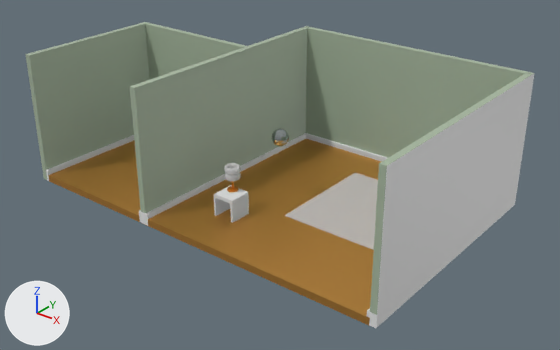
Before and after pictures for a commit that changed the Blender file MIMI.blend.
Before and after are seen from a 50 mm lens placed at (46.2, -54.8, 38.5), pointed at (0.3, 2.7, 2.9). Lighting does not change. The marker at lower left points along +X, +Y and +Z. The picture after the commit comes second.

The scene before the commit, as lines of its bpy script (objects in view):
```python
ob_boule_disco = bpy.data.objects.new('Boule disco', me_sphère_003)
ob_boule_disco.location = (0.73, 2.16, 7.48)
ob_boule_disco.scale = (0.851, 0.851, 0.851)
ob_pièce = bpy.data.objects.new('Pièce', me_cube_001)
ob_pièce.location = (-23.41, -1.52, 4.3)
ob_pièce.scale = (0.337, 8.4, 4.39)
ob_socle = bpy.data.objects.new('Socle', me_cylindre)
ob_socle.location = (-0.98, -3.32, 3.19)
ob_socle.scale = (0.563, 0.563, 0.0819)
ob_table = bpy.data.objects.new('Table', me_cube_002)
ob_table.location = (-0.71, -3.9, 2.92)
ob_table.scale = (1.23, 1.23, -0.199)
ob_tapis_poils = bpy.data.objects.new('Tapis poils', me_plan)
ob_tapis_poils.location = (10.02, 5.61, 0.68)
ob_tapis_poils.rotation_euler = (0.0, 3.142, 0.0)  # degrees (0, 180, 0)
ob_tapis_poils.scale = (6.39, 6.39, 6.39)
ob_tore = bpy.data.objects.new('Tore', me_tore)
ob_tore.location = (-0.97, -3.3, 4.74)
ob_tore.scale = (0.646, 0.646, 1.42)
ob_tore_001 = bpy.data.objects.new('Tore.001', me_tore_001)
ob_tore_001.location = (-0.97, -3.3, 5.44)
ob_tore_001.scale = (0.646, 0.646, 1.42)
```
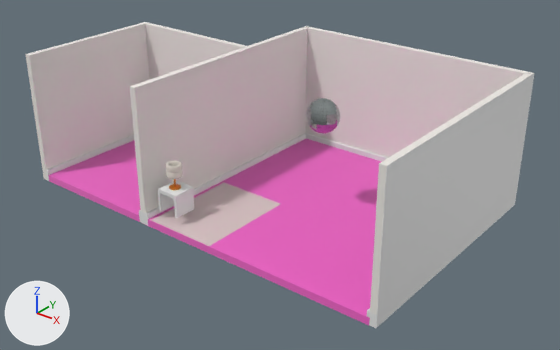
Commit message: pour l'instant j'ai juste replacé les éléments de la piece mais j'essaye de faire une figurine de toi en 3d la #ToutPourToiBebe

Boxes [x1, y1, x2, y2] around the edits, measured in the pictures (560 x 350 px):
'Pièce', surface changed, recoloured (lighter): [25, 22, 535, 326] in both
'Tapis poils', moved, rescaled: before [285, 173, 378, 250]; after [151, 183, 280, 246]
'Table', moved: before [214, 185, 249, 223]; after [158, 181, 194, 218]
'Boule disco', moved, rescaled (94% wider, 100% taller): before [272, 129, 289, 146]; after [306, 98, 340, 133]
'Tore.001', moved: before [224, 163, 241, 175]; after [166, 161, 182, 173]
'Tore', moved: before [225, 173, 241, 181]; after [166, 170, 183, 179]
'Socle', moved: before [227, 186, 238, 192]; after [169, 184, 181, 190]

Edits to the bpy script that builds the scene:
```text
Change mat_parquet:
    remove # nodes: BsdfMetallic, OutputMaterial
    remove # colours: orange #e7ac5a
    nodes: BsdfPrincipled, Bump, OutputMaterial, TexNoise
    colours: pink #ed59c4, white #fff9f3
Change mat_murs:
    mat_murs.base_color: (0.39, 0.478, 0.353) -> (0.85, 0.82, 0.78)  # grey #a8b8a0 -> white #edeae5
Change ob_boule_disco:
    ob_boule_disco.location: (0.73, 2.16, 7.48) -> (5.31, 3.11, 10.67)
    ob_boule_disco.scale: (0.851, 0.851, 0.851) -> (-1.67, -1.52, -1.67)
Change ob_table:
    ob_table.location: (-0.71, -3.9, 2.92) -> (-4.59, -7.72, 3.75)
Change ob_tapis_poils:
    ob_tapis_poils.location: (10.02, 5.61, 0.68) -> (-2.2, -4.44, 0.65)
    ob_tapis_poils.scale: (6.39, 6.39, 6.39) -> (4.0, 5.42, 4.0)
Change ob_tore_001:
    ob_tore_001.location: (-0.97, -3.3, 5.44) -> (-4.63, -7.71, 6.25)
Change ob_tore:
    ob_tore.location: (-0.97, -3.3, 4.74) -> (-4.63, -7.71, 5.55)
Change ob_socle:
    ob_socle.location: (-0.98, -3.32, 3.19) -> (-4.64, -7.73, 3.99)
```
